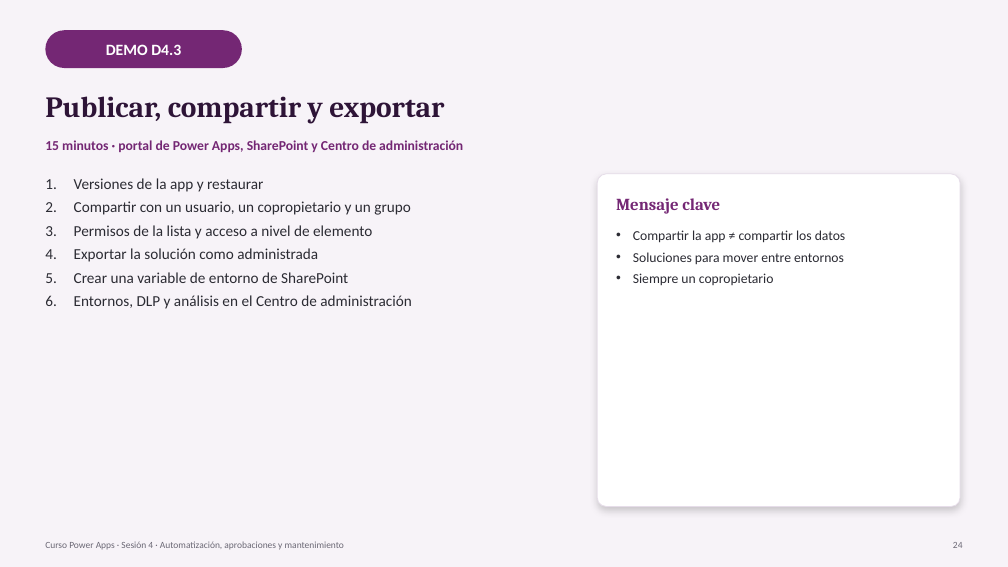
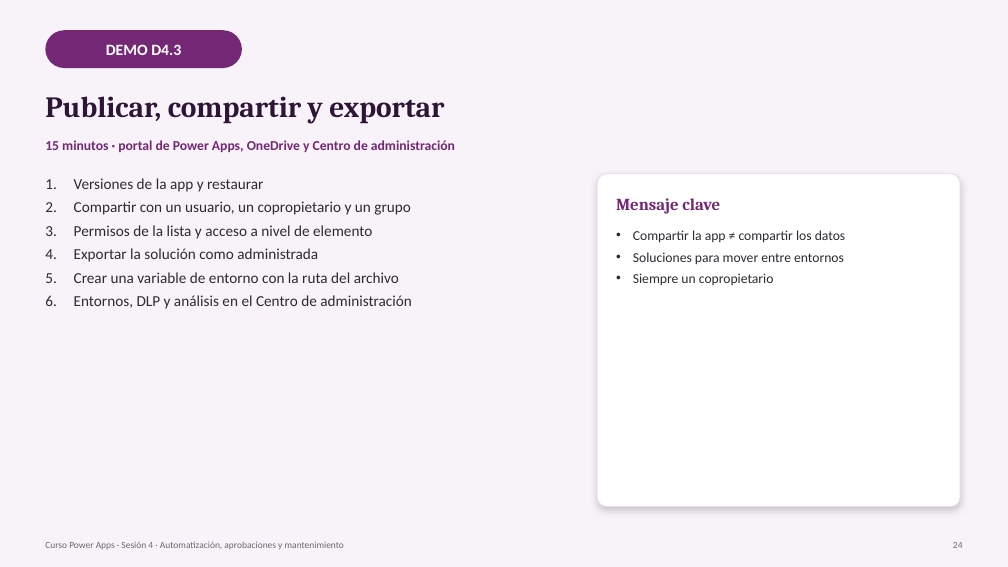
Before and after one commit to jorloicono/AF-POWER-APPS-FUNDAMENTOS, a slide deck: slide 24 of SESION_4/Sesion_4_Automatizacion_aprobaciones_mantenimiento.pptx. Drawn at 1008x567 pixels with LibreOffice and Linux fonts; fonts in the diff are those of the drawing. Boxes give left, top, right and bottom in pixels: in the first picture for what was removed or moved away, otherwise in the second. Text is boxed around its words. In the diff, an @@ line names an element or a change of style, - is before the commit and + after.

Commit message:
Todo el curso sobre Excel en OneDrive: practicas 3.1, 3.2, 4.1 y 4.2 sin SharePoint, nuevos libros de datos y presentaciones alineadas

```diff
--- a/SESION_4/Sesion_4_Automatizacion_aprobaciones_mantenimiento.pptx
+++ b/SESION_4/Sesion_4_Automatizacion_aprobaciones_mantenimiento.pptx
@@ text at box(45, 140, 455, 152): text changed @@
-15 minutos · portal de Power Apps, SharePoint y Centro de administración
+15 minutos · portal de Power Apps, OneDrive y Centro de administración
@@ text at box(74, 272, 399, 283): text changed @@
-5. Crear una variable de entorno de SharePoint
+5. Crear una variable de entorno con la ruta del archivo
```
Also in this commit, not shown: 7 other slides changed, 12 other files.
